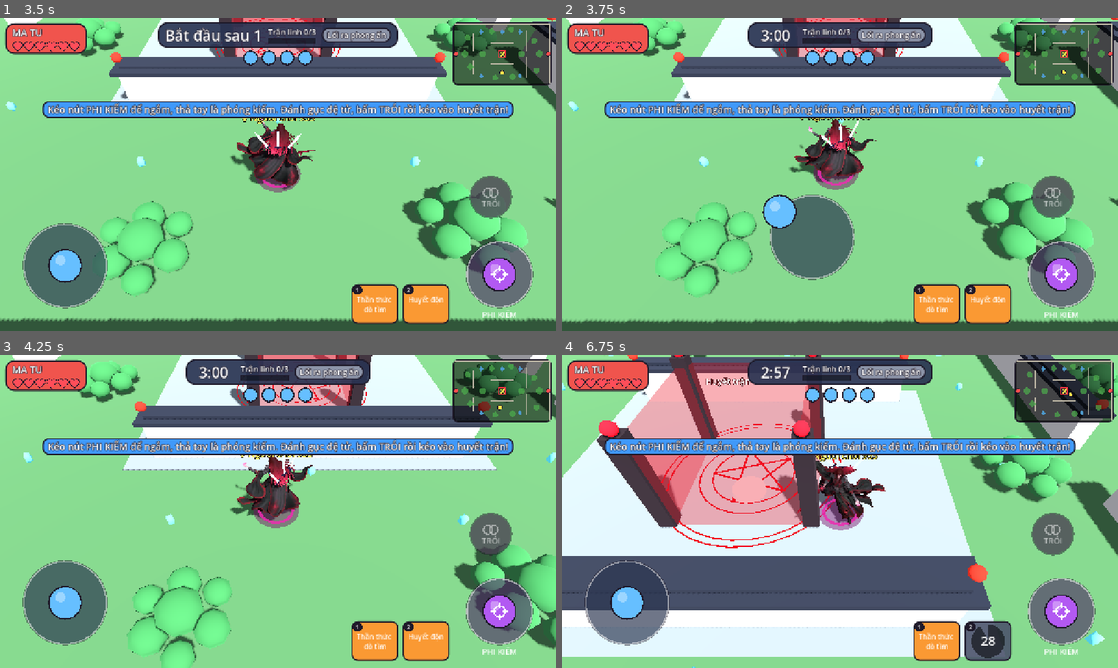
Above: before the commit, frames 1-4 (two rows, left to right).
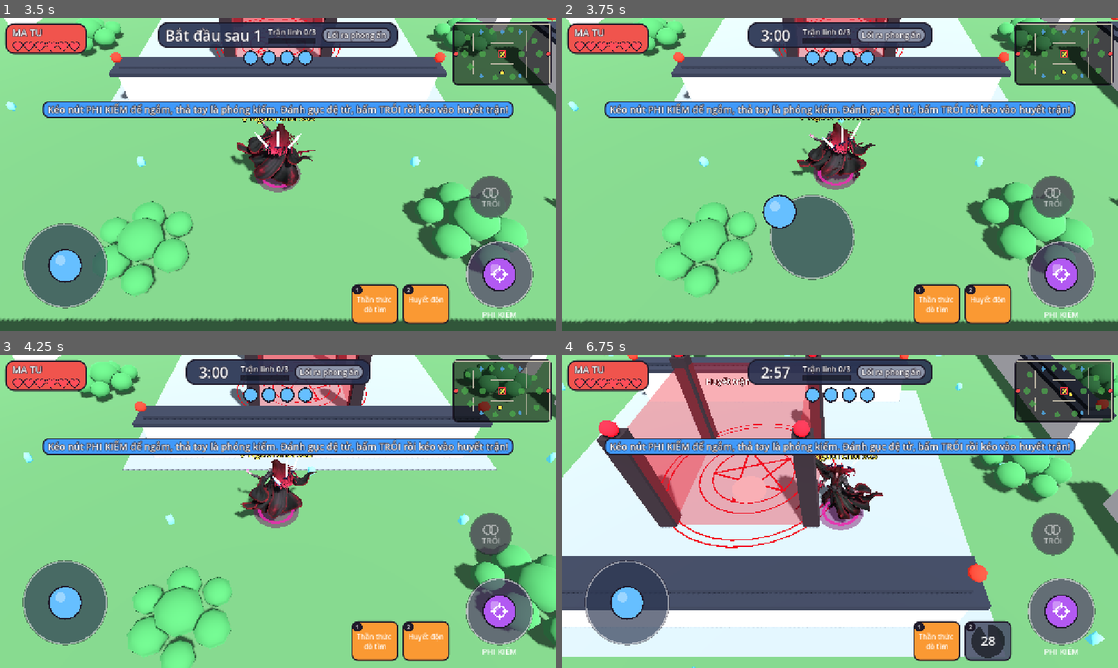
Above: after the commit, the same moments.

Repository: quanace11/gametienty
Game: Godot game, scene res://main.tscn
The game is run twice, just before and just after one commit, with the same random seed, the same clock (stepped at 60 frames per second) and the same inputs.
Inputs (mouse positions are in pixels of both pictures, inside the frame that each line leads up to):
- Up to frame 1 (3.5 s): click "MA TU" at 0.5 s; drag from (500, 52) to (333, 105) at 1.27 s; drag from (166, 190) to (250, 237) at 2.02 s; move the mouse to (333, 105) at 2.77 s; hold D (move_right) from 2.78 s (still down); tap Tab (spectate_next) at 2.85 s
- Up to frame 2 (3.75 s): release D (move_right) at 3.5 s; drag from (812, 237) to (673, 127) at 3.52 s
- Up to frame 3 (4.25 s): no input
- Up to frame 4 (6.75 s): move the mouse to (1006, 558) at 4.27 s; hold A (move_left) 4.28-5 s; tap R at 4.35 s; tap Space at 4.52 s; drag from (673, 464) to (756, 433) at 5.02 s; move the mouse to (867, 511) at 5.77 s; hold S (move_down) 5.78-6.5 s; tap G at 5.85 s; click (867, 511) at 5.92 s; drag from (756, 433) to (728, 527) at 6.52 s

Frame 1 is identical in both runs. In frame 2, 1.0% of the frame differs, in the area x 40-57%, y 32-53%; in frame 3, 1.2%, in the area x 41-57%, y 32-54%; in frame 4, 1.0%.

Commit message:
Bước chân IK: gối gập, bàn chân bám đất, lăn gót-mũi
Chân không còn quay theo góc cố định (cẳng chân nằm ngang). Mỗi bàn
chân được đặt lên đất bằng IK hai đoạn, trượt về sau đúng tốc độ thân
lúc chống, rồi gót đá lên và gối đưa ra trước lúc bước. Hông nhún theo
bước, bàn chân lăn quanh gót và đầu ngón.

Co-Authored-By: Claude Opus 5.5 (1M context) <noreply@anthropic.com>
Claude-Session: https://claude.ai/code/session_01PZHPhokRVwCGpRS8Jn3sKo

Diff:
--- a/Player/player_character.gd
+++ b/Player/player_character.gd
@@ -62,8 +62,20 @@
 	"thigh_l", "shin_l", "foot_l", "thigh_r", "shin_r", "foot_r"]
 enum Bone { HIPS, SPINE, CHEST, NECK, HEAD, UPPER_ARM_L, FOREARM_L, HAND_L, UPPER_ARM_R,
 	FOREARM_R, HAND_R, THIGH_L, SHIN_L, FOOT_L, THIGH_R, SHIN_R, FOOT_R }
-const RUN_CADENCE := 12.0 # radian / giây ở tốc độ chạy chuẩn: ~3,8 bước / giây, bước khớp tốc độ chạy, chân không trượt
-const LEG := 0.21 # chiều dài đùi = cẳng chân, theo chiều cao 1 của mô hình
+const RUN_CADENCE := 14.0 # radian / giây ở tốc độ chạy chuẩn: ~2,2 chu kỳ (4,5 bước) mỗi giây
+const LEG := 0.21
+# Dáng chạy: mỗi bàn chân đi theo quỹ đạo (chạm đất trượt lùi đúng tốc độ chạy, rồi
+# nhấc lên vòng ra trước); góc đùi / gối tính ngược từ chỗ bàn chân (IK hai đoạn) nên
+# gối luôn gập về trước, bàn chân dẫm đất không trượt. Đơn vị theo chiều cao 1.
+const GAIT_DUTY_RUN := 0.38 # phần chu kỳ bàn chân chạm đất khi chạy nhanh
+const GAIT_DUTY_WALK := 0.6 # ... khi đi chậm
+const STEP_LIFT := 0.15 # bàn chân nhấc cao nhất
+const HALF_STRIDE_MAX := 0.2 # bàn chân xa nhất trước / sau hông
+const RUN_DROP := 0.03 # hông hạ thấp khi chạy (gối hơi chùng)
+const RUN_BOB := 0.02 # hông nhún thêm lúc dồn lực lên một chân
+const FOOT_TOE := 0.07 # từ mắt cá tới đầu ngón / gót (chiều cao 1)
+const FOOT_HEEL := 0.025
+const CROUCH_DROP := 0.13 # hông hạ khi ngồi xổm cạy rương # chiều dài đùi = cẳng chân, theo chiều cao 1 của mô hình
 const CHEST_CHECK := 0.1 # giây giữa hai lần xem có đứng ở rương không
 const HIT_FLASH_TIME := 0.18 # giây người bị trúng chớp đỏ
 
@@ -76,6 +88,14 @@
 var _bone_now: Array[Vector3] = [] # góc đang hiện (độ)
 var _bone_goal: Array[Vector3] = [] # góc đích frame này (độ); Array để g bên dưới là tham chiếu, không chép
 var _tall := 1.0 # mét, chiều cao mô hình
+var _hip_y := 0.48 # khớp háng, đùi, cẳng chân, mắt cá theo khung xương (chiều cao 1)
+var _thigh_len := LEG
+var _shin_len := LEG
+var _ankle_y := 0.06
+var _hips_rest := Vector3.ZERO
+var _hips_drop := 0.0 # hông đang hạ bao nhiêu
+var _hips_drop_goal := 0.0
+var _fast_legs := false # chân đang theo IK: đặt góc ngay, không làm mượt (khỏi trượt)
 var _safes: Array[Node] = [] # rương trên bản đồ (lấy một lần)
 var _chest: Node3D # rương đang cạy (đứng yên trong vùng rương chưa mở xong), null = không
 var _chest_check_left := 0.0
@@ -248,6 +268,14 @@
 			return
 		_bone_ids.append(i)
 	_skeleton = skeleton
+	var hip := skeleton.get_bone_global_rest(_bone_ids[Bone.THIGH_L]).origin
+	var knee := skeleton.get_bone_global_rest(_bone_ids[Bone.SHIN_L]).origin
+	var ankle := skeleton.get_bone_global_rest(_bone_ids[Bone.FOOT_L]).origin
+	_hip_y = hip.y
+	_thigh_len = Vector2(knee.y - hip.y, knee.z - hip.z).length()
+	_shin_len = Vector2(ankle.y - knee.y, ankle.z - knee.z).length()
+	_ankle_y = ankle.y
+	_hips_rest = skeleton.get_bone_rest(_bone_ids[Bone.HIPS]).origin
 	_bone_now.resize(BONES.size())
 	_bone_goal.resize(BONES.size())
 	_bone_now.fill(Vector3.ZERO)
@@ -428,10 +456,8 @@
 		"Idle":
 			squash = 1.0 + 0.008 * sin(t * 2.2) # thở
 		"Running_A":
-			var step := _run_phase
-			pitch = -0.12
-			roll = 0.04 * sin(step)
-			lift = 0.05 * absf(sin(step))
+			pitch = -0.04 # nghiêng người bằng sống lưng, nhún bằng hông (_pose_bones)
+			roll = 0.03 * sin(_run_phase)
 		"Lie_Idle":
 			pitch = PI / 2.0
 			lift = 0.18
@@ -442,8 +468,7 @@
 			pitch = -0.25
 			roll = 0.1 * sin(t * 6.0)
 		"PickUp":
-			pitch = -0.08 + 0.03 * sin(t * 7.0)
-			lift = -_knee_drop(50.0, 85.0) * _tall
+			pitch = 0.02 * sin(t * 7.0)
 		"Hit_A":
 			pitch = 0.25 * _oneshot_fade()
 		"1H_Ranged_Shoot", "Throw":
@@ -458,7 +483,6 @@
 			"PickUp":
 				pitch = -0.4
 				squash = 0.82
-				lift = 0.0
 	var w := minf(1.0, delta * POSE_SPEED * (2.0 if _oneshot_left > 0.0 else 1.0))
 	var target := Vector3(pitch, 0.0, roll)
 	_pose_node.rotation = _pose_node.rotation.lerp(target, w)
@@ -468,18 +492,14 @@
 		_pose_bones(delta)
 
 
-## Hông hạ bao nhiêu (theo chiều cao 1) khi đùi đưa trước `thigh` độ và gối gập
-## `knee` độ, để bàn chân vẫn chạm đất.
-static func _knee_drop(thigh: float, knee: float) -> float:
-	return LEG * (1.0 - cos(deg_to_rad(thigh))) + LEG * (1.0 - cos(deg_to_rad(knee - thigh)))
-
-
 ## Góc từng xương theo tư thế đang phát (độ), rồi đuổi mượt và đặt vào khung
 ## xương. 17 xương, không cấp phát gì mỗi frame.
 func _pose_bones(delta: float) -> void:
 	var t := _pose_time
 	var g := _bone_goal
 	g.fill(Vector3.ZERO)
+	_hips_drop_goal = 0.0
+	_fast_legs = false
 	match _anim_name:
 		"Idle": # thở; tay đung đưa nhẹ, khuỷu và cổ tay theo sau vai một nhịp
 			var b := sin(t * 2.2)
@@ -497,28 +517,32 @@
 			var step := _run_phase
 			var s := sin(step)
 			var c := cos(step)
-			# Chân: đùi đưa trước / sau, gối gập lúc chân nhấc lên đưa tới, bàn chân lăn.
-			g[Bone.THIGH_L] = Vector3(-34.0 * s, 0, 2.0)
-			g[Bone.THIGH_R] = Vector3(34.0 * s, 0, -2.0)
-			g[Bone.SHIN_L] = Vector3(10.0 + 55.0 * maxf(0.0, c), 0, 0)
-			g[Bone.SHIN_R] = Vector3(10.0 + 55.0 * maxf(0.0, -c), 0, 0)
-			g[Bone.FOOT_L] = Vector3(-12.0 * s + 10.0 * maxf(0.0, c), 0, 0)
-			g[Bone.FOOT_R] = Vector3(12.0 * s + 10.0 * maxf(0.0, -c), 0, 0)
-			g[Bone.HIPS] = Vector3(0, 8.0 * s, 0)
-			g[Bone.SPINE] = Vector3(-6.0, 0, 3.0 * c) # nghiêng nhẹ sang chân đang đỡ
-			g[Bone.CHEST] = Vector3(0, -13.0 * s, 0) # vai xoay ngược hông
-			g[Bone.NECK] = Vector3(0, 6.0 * s, 0) # đầu giữ thẳng hướng chạy
-			g[Bone.HEAD] = Vector3(4.0 + 2.0 * absf(c), 2.0 * s, 0)
+			# Chân: IK theo quỹ đạo bàn chân; chân phải lệch nửa chu kỳ.
+			var v := _speed / _tall # tốc độ theo đơn vị mô hình
+			var duty := lerpf(GAIT_DUTY_WALK, GAIT_DUTY_RUN, clampf((_speed - 1.5) / 3.0, 0.0, 1.0))
+			var cycle := RUN_CADENCE * _anim_speed / TAU # chu kỳ / giây
+			var half := minf(HALF_STRIDE_MAX, 0.5 * duty * v / maxf(cycle, 0.1))
+			var p := step / TAU
+			_hips_drop_goal = RUN_DROP + RUN_BOB * (0.5 + 0.5 * cos(TAU * 2.0 * (p - duty * 0.5)))
+			var zl := _leg_gait(Bone.THIGH_L, p, duty, half)
+			var zr := _leg_gait(Bone.THIGH_R, fmod(p + 0.5, 1.0), duty, half)
+			_fast_legs = true
+			var swing := (zl - zr) / maxf(2.0 * half, 0.01) # 1: chân trái ở trước, -1: chân phải ở trước
+			g[Bone.HIPS] = Vector3(0, 8.0 * swing, 0)
+			g[Bone.SPINE] = Vector3(-10.0, 0, 3.0 * c) # nghiêng tới và sang chân đang đỡ
+			g[Bone.CHEST] = Vector3(0, -13.0 * swing, 0) # vai xoay ngược hông
+			g[Bone.NECK] = Vector3(0, 6.0 * swing, 0) # đầu giữ thẳng hướng chạy
+			g[Bone.HEAD] = Vector3(6.0 + 2.0 * absf(c), 2.0 * swing, 0)
 			# Tay đánh ngược chân; khuỷu gập thêm khi tay đưa ra trước, cổ tay trễ nhịp
 			# nên tay mềm, không vung như que cứng. Ma tu hạ cánh tay đang chìa ra.
 			var lag := step - 0.6
-			g[Bone.UPPER_ARM_L] = Vector3(30.0 * s + (35.0 if is_hunter() else 0.0), 0, 8.0 + 4.0 * absf(s))
+			g[Bone.UPPER_ARM_L] = Vector3(30.0 * swing + (35.0 if is_hunter() else 0.0), 0, 8.0 + 4.0 * absf(s))
 			g[Bone.FOREARM_L] = Vector3(-20.0 - 30.0 * maxf(0.0, -sin(lag)), 0, 0)
 			if is_hunter(): # tay cầm kiếm: đánh nhẹ về sau, mũi kiếm chúc xuống, không chĩa ngang
-				g[Bone.UPPER_ARM_R] = Vector3(12.0 - 10.0 * s, 0, -10.0)
+				g[Bone.UPPER_ARM_R] = Vector3(12.0 - 10.0 * swing, 0, -10.0)
 				g[Bone.CHEST].y *= 0.5
 			else:
-				g[Bone.UPPER_ARM_R] = Vector3(-30.0 * s, 0, -8.0 - 4.0 * absf(s))
+				g[Bone.UPPER_ARM_R] = Vector3(-30.0 * swing, 0, -8.0 - 4.0 * absf(s))
 				g[Bone.FOREARM_R] = Vector3(-20.0 - 30.0 * maxf(0.0, sin(lag)), 0, 0)
 			g[Bone.HAND_L] = Vector3(14.0 * sin(step - 1.3), 0, 0)
 			g[Bone.HAND_R] = Vector3(-14.0 * sin(step - 1.3), 0, 0)
@@ -550,12 +574,11 @@
 			g[Bone.UPPER_ARM_R] = Vector3(0, 0, -45.0 - 8.0 * sin(t * 6.0))
 		"PickUp": # ngồi xổm cạy rương, hai tay mò khóa
 			var jiggle := 10.0 * sin(t * 14.0)
-			g[Bone.THIGH_L] = Vector3(-50.0, 0, 10.0)
-			g[Bone.THIGH_R] = Vector3(-50.0, 0, -10.0)
-			g[Bone.SHIN_L] = Vector3(85.0, 0, 0)
-			g[Bone.SHIN_R] = Vector3(85.0, 0, 0)
-			g[Bone.FOOT_L] = Vector3(-35.0, 0, 0)
-			g[Bone.FOOT_R] = Vector3(-35.0, 0, 0)
+			_hips_drop_goal = CROUCH_DROP
+			_leg_ik(Bone.THIGH_L, 0.05, 0.0, 0.0, CROUCH_DROP) # bàn chân phẳng trên đất, gối gập ra trước
+			_leg_ik(Bone.THIGH_R, -0.02, 0.0, 0.0, CROUCH_DROP)
+			g[Bone.THIGH_L].z = 10.0
+			g[Bone.THIGH_R].z = -10.0
 			g[Bone.SPINE] = Vector3(-18.0, 0, 0)
 			g[Bone.CHEST] = Vector3(-10.0, 0, 0)
 			g[Bone.HEAD] = Vector3(-8.0, 0, 0)
@@ -587,10 +610,61 @@
 			g[Bone.THIGH_L] = Vector3(-20.0 * swing, 0, 0)
 			g[Bone.SHIN_L] = Vector3(20.0 * swing, 0, 0)
 	var w := minf(1.0, delta * BONE_SPEED)
+	var w_legs := minf(1.0, delta * BONE_SPEED * 3.0) if _fast_legs else w
 	for i in _bone_ids.size():
-		var now := _bone_now[i].lerp(g[i], w)
+		var now := _bone_now[i].lerp(g[i], w_legs if i >= Bone.THIGH_L else w)
 		_bone_now[i] = now
 		_skeleton.set_bone_pose_rotation(_bone_ids[i], Quaternion.from_euler(now * (PI / 180.0)))
+	_hips_drop = lerpf(_hips_drop, _hips_drop_goal, w_legs)
+	_skeleton.set_bone_pose_position(_bone_ids[Bone.HIPS], _hips_rest - Vector3(0, _hips_drop, 0))
+
+
+## Một chân khi chạy, pha `p` (0..1): đoạn đầu (duty) bàn chân dẫm đất trượt lùi từ
+## +half tới -half đúng tốc độ thân; đoạn sau nhấc lên vòng ra trước. Bàn chân lăn
+## gót - mũi: chạm gót, đè phẳng, nhón mũi đẩy đi, lúc bay mũi chúc rồi hếch lại.
+## Đặt góc đùi / cẳng / bàn chân vào _bone_goal; trả về vị trí trước-sau của bàn chân.
+func _leg_gait(thigh: int, p: float, duty: float, half: float) -> float:
+	var z: float
+	var y := 0.0
+	var roll: float # độ, dương: mũi chúc xuống
+	var front := half * 0.6 # chạm đất ngay trước hông (không với chân xa), đạp ra sau xa hơn
+	var back := -half * 1.4
+	if p < duty:
+		var u := p / duty
+		z = lerpf(front, back, u)
+		roll = -10.0 * (1.0 - u) * (1.0 - u) + 30.0 * u * u * u
+	else:
+		var u := (p - duty) / (1.0 - duty)
+		# Vừa nhấc là gót đá lên sau (chân chưa ra trước), rồi gối đưa cao ra trước.
+		z = lerpf(back, front, smoothstep(0.15, 0.9, u))
+		y = STEP_LIFT * pow(sin(PI * minf(1.0, u * 1.15)), 0.7) * clampf(half / 0.1, 0.3, 1.0)
+		roll = lerpf(30.0, -12.0, smoothstep(0.0, 0.7, u))
+	# Lăn bàn chân: mũi chúc xuống thì xoay quanh đầu ngón (mắt cá nhấc lên),
+	# mũi hếch lên thì xoay quanh gót, để bàn chân không lún xuống đất.
+	var r := deg_to_rad(roll)
+	y = maxf(y, FOOT_TOE * sin(r) if roll > 0.0 else FOOT_HEEL * sin(-r))
+	_leg_ik(thigh, z, y, roll, _hips_drop_goal)
+	return z
+
+
+## IK hai đoạn (đùi, cẳng chân) trong mặt phẳng trước-sau: mắt cá tới (z, y) với
+## y tính từ mặt đất, hông đang hạ `drop`. Gối luôn gập về trước. Bàn chân giữ
+## phẳng với đất rồi cộng thêm `roll`.
+func _leg_ik(thigh: int, z: float, y: float, roll: float, drop: float) -> void:
+	var d := Vector2(z, y + _ankle_y - (_hip_y - drop)) # (trước, lên) từ khớp háng
+	var reach := (_thigh_len + _shin_len) * 0.999
+	var dist := clampf(d.length(), 0.05, reach)
+	var a1 := _thigh_len
+	var a2 := _shin_len
+	var at_hip := acos(clampf((a1 * a1 + dist * dist - a2 * a2) / (2.0 * a1 * dist), -1.0, 1.0))
+	var at_knee := acos(clampf((a1 * a1 + a2 * a2 - dist * dist) / (2.0 * a1 * a2), -1.0, 1.0))
+	var thigh_fwd := atan2(d.x, -d.y) + at_hip # góc đùi so với thẳng xuống, dương: ra trước
+	var knee := PI - at_knee # gối gập
+	var thigh_x := -rad_to_deg(thigh_fwd)
+	var shin_x := rad_to_deg(knee)
+	_bone_goal[thigh] = Vector3(thigh_x, 0, 0)
+	_bone_goal[thigh + 1] = Vector3(shin_x, 0, 0)
+	_bone_goal[thigh + 2] = Vector3(-(thigh_x + shin_x) + roll, 0, 0)
 
 
 ## Tư thế một lần: mạnh nhất lúc đầu rồi nhạt dần về 0.
